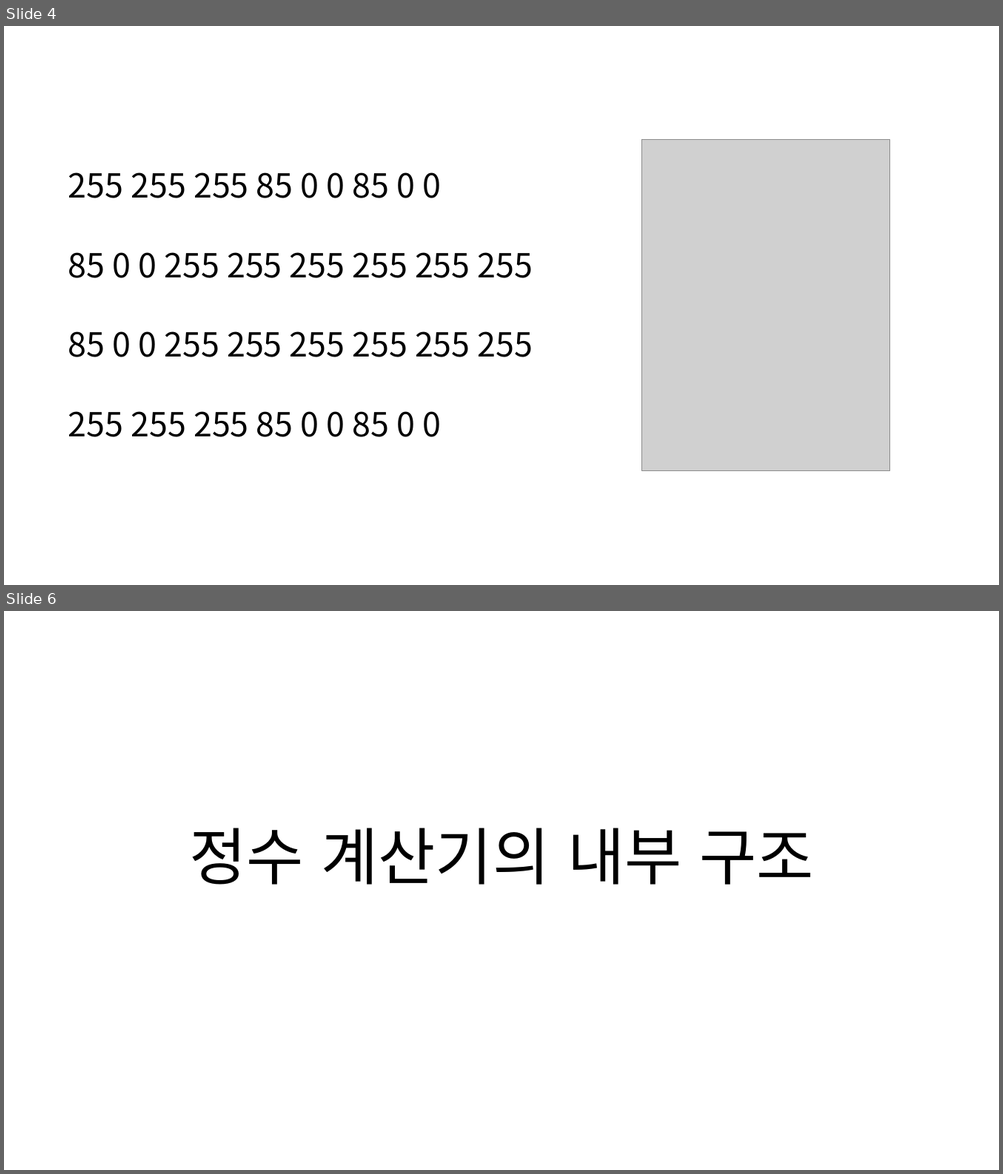
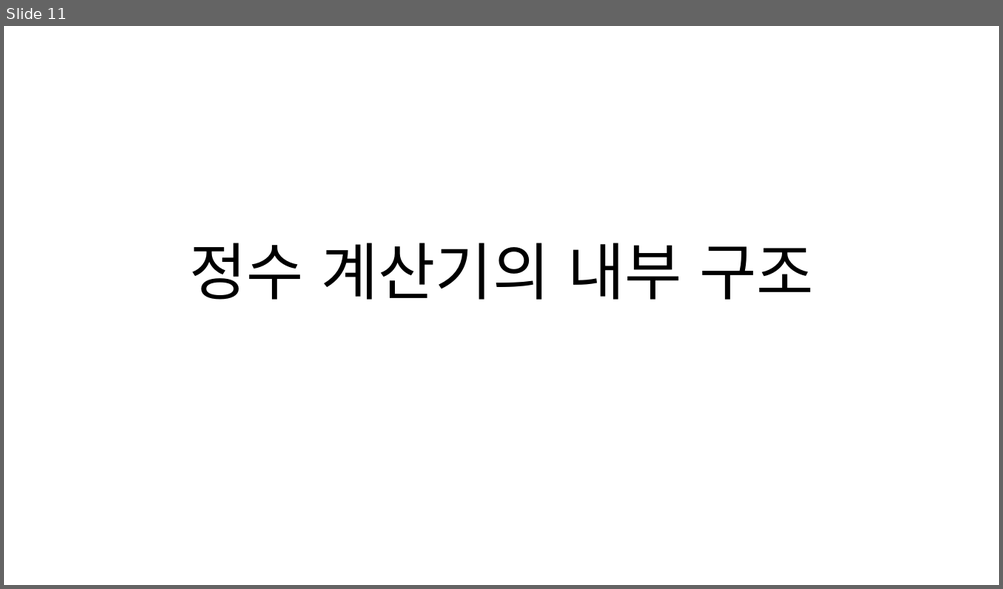
Before and after one commit to chaebkimm/C_ppt, a slide deck: C소개.pptx. Shown one above the other, each under a label of ours: slides 4 and 6 before the commit, slide 11 after it; the slides between them are not shown. The pictures are 1003x1174 and 1003x589 pixels, drawn with LibreOffice and Linux fonts; fonts in the diff are those of the drawing; grey boxes stand for pictures. Boxes give left, top, right and bottom in pixels: in the first picture for what was removed or moved away, otherwise in the second. Text is boxed around its words. In the diff, an @@ line names an element or a change of style, - is before the commit and + after.

```diff
--- a/C소개.pptx
+++ b/C소개.pptx
@@ slide 4 removed at [4,26,999,585], background #FFFFFF @@
@@ picture removed at [642,140,890,471] @@
@@ text removed at [68,173,533,437] @@
-255 255 255 85 0 0 85 0 0
-85 0 0 255 255 255 255 255 255
-85 0 0 255 255 255 255 255 255
-255 255 255 85 0 0 85 0 0
@@ what was slide 6 is now slide 11 @@
```
Also in this commit, not shown: 1 slide changed, 7 slides added, 1 other slide removed.
